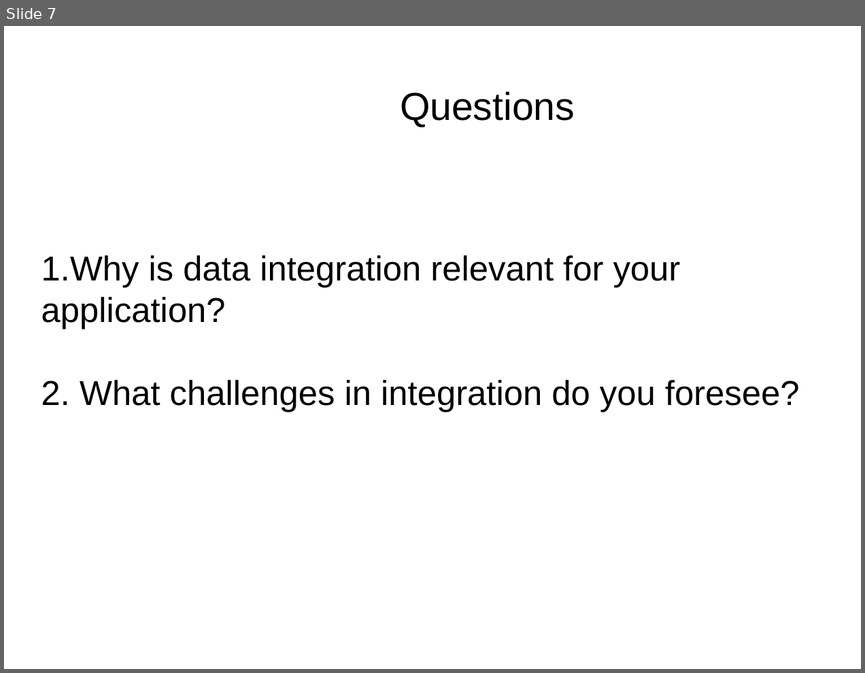
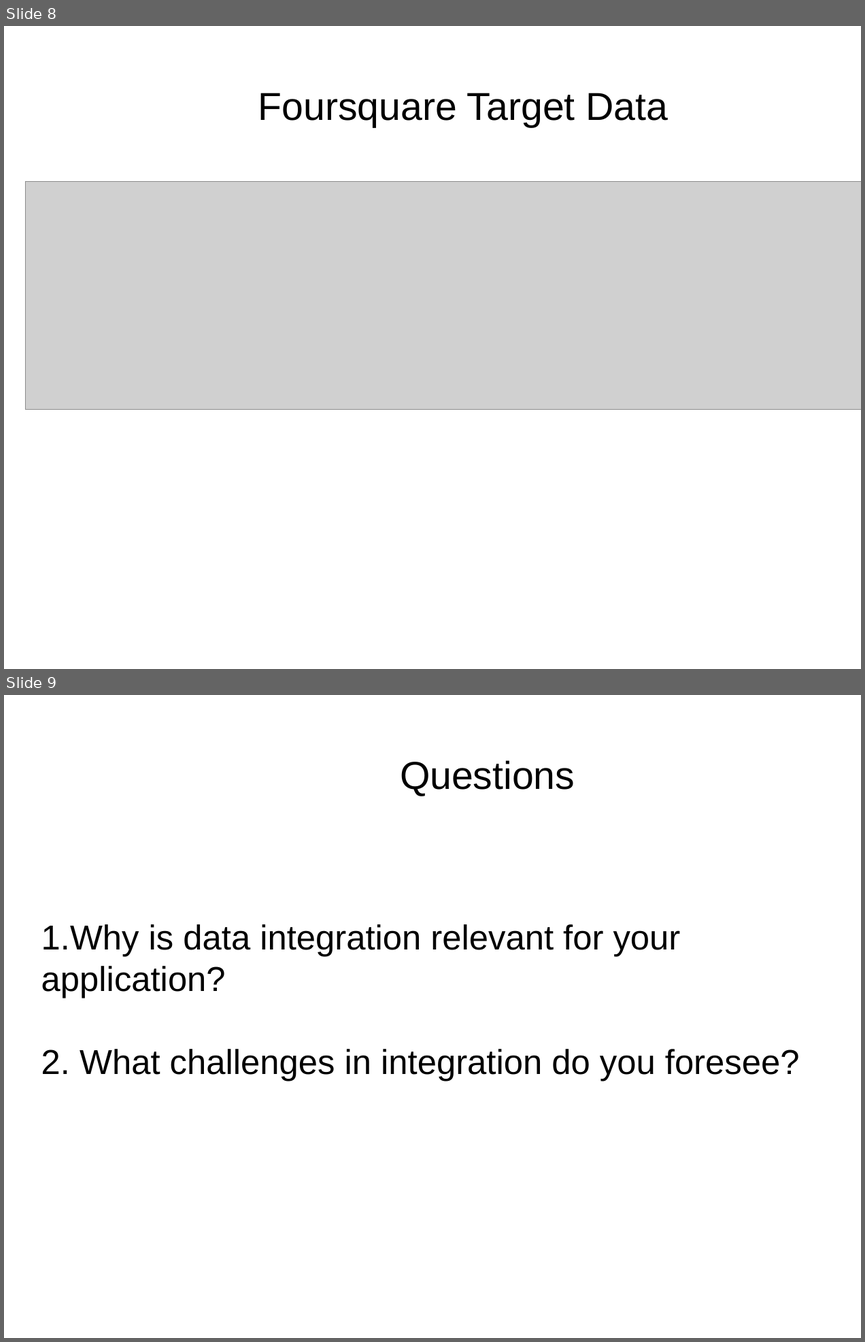
Before and after one commit to WS002/Information-Integration, a slide deck: Extraction/Presentation.odp. Shown one above the other, each under a label of ours: slide 7 before the commit, slides 8 and 9 after it. The pictures are 865x673 and 865x1342 pixels, drawn with LibreOffice and Linux fonts; fonts in the diff are those of the drawing; grey boxes stand for pictures; background and template pictures are left out. Boxes give left, top, right and bottom in pixels: in the first picture for what was removed or moved away, otherwise in the second. Text is boxed around its words. In the diff, an @@ line names an element or a change of style, - is before the commit and + after.

```diff
--- a/Extraction/Presentation.odp
+++ b/Extraction/Presentation.odp
@@ slide 8 added at box(4, 26, 861, 669), background picture (left out) @@
@@ title added at box(258, 93, 668, 127), 36 pt, text #000000 @@
+Foursquare Target Data
@@ picture added at box(26, 182, 861, 410) @@
@@ what was slide 7 is now slide 9 @@
```
Also in this commit, not shown: 1 other slide added.
